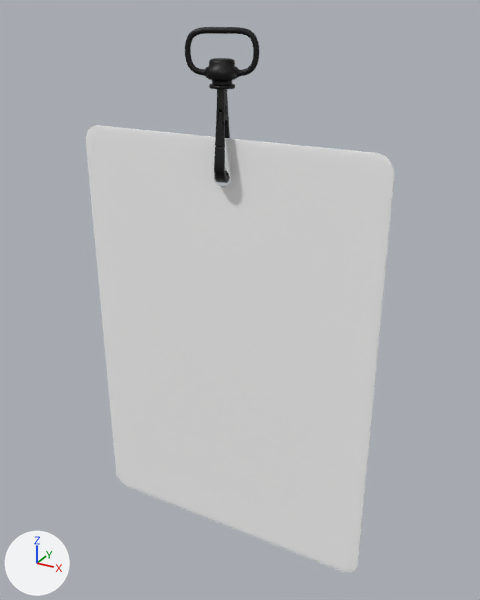
A saved change to the glTF model public/assets/tag.glb.
Camera for both pictures: a 50 mm camera at (0.688, -1.178, 1.263) aimed at (0.024, 0.029, 0.659). Lighting does not change. The marker at lower left points along +X, +Y and +Z. The first picture is the older version.

In view in the first picture: 'card', 'clamp', 'clip'.
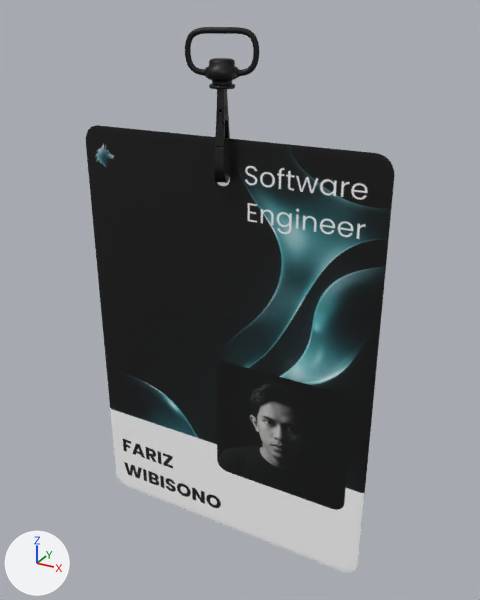
Boxes (x1, y1, x2, y2) around the edits, measured in the pictures (480 x 600 px):
'card', surface changed (white to black): (86, 125, 395, 513) in both

Edits to the bpy script that builds the scene:
```text
Add img_fariz__2:
    img_fariz__2 = load_image('Fariz (2)', '_unpacked/Fariz__2_', 1024, 1024, 'sRGB')
Change mat_base:
    remove mat_base.base_color = (1.0, 1.0, 1.0)  # white #ffffff
    add mat_base.texture = img_fariz__2
```
